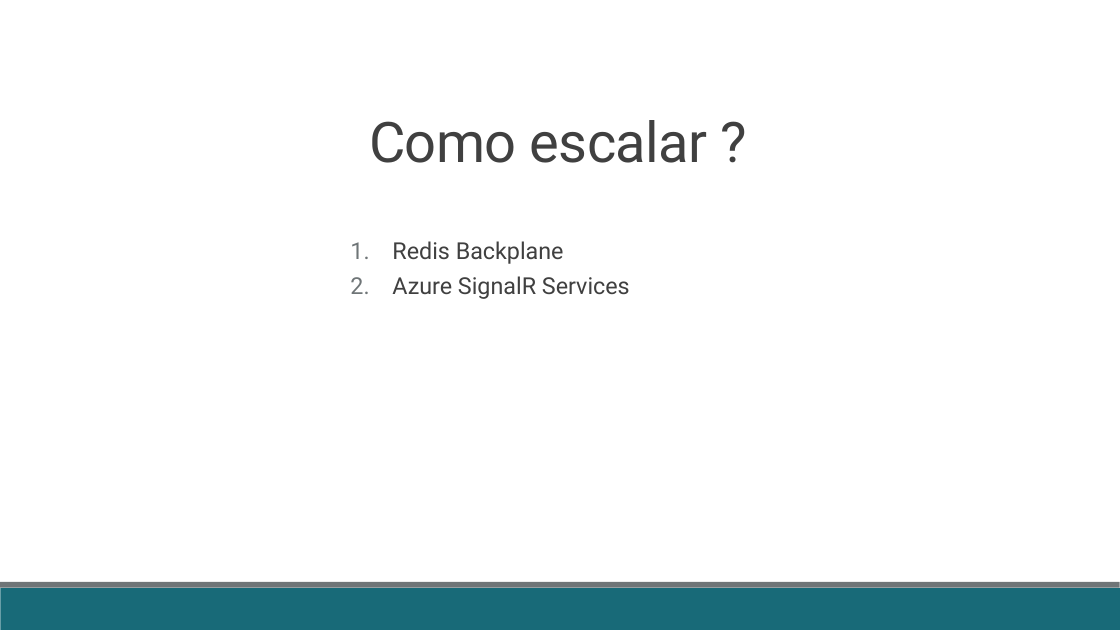
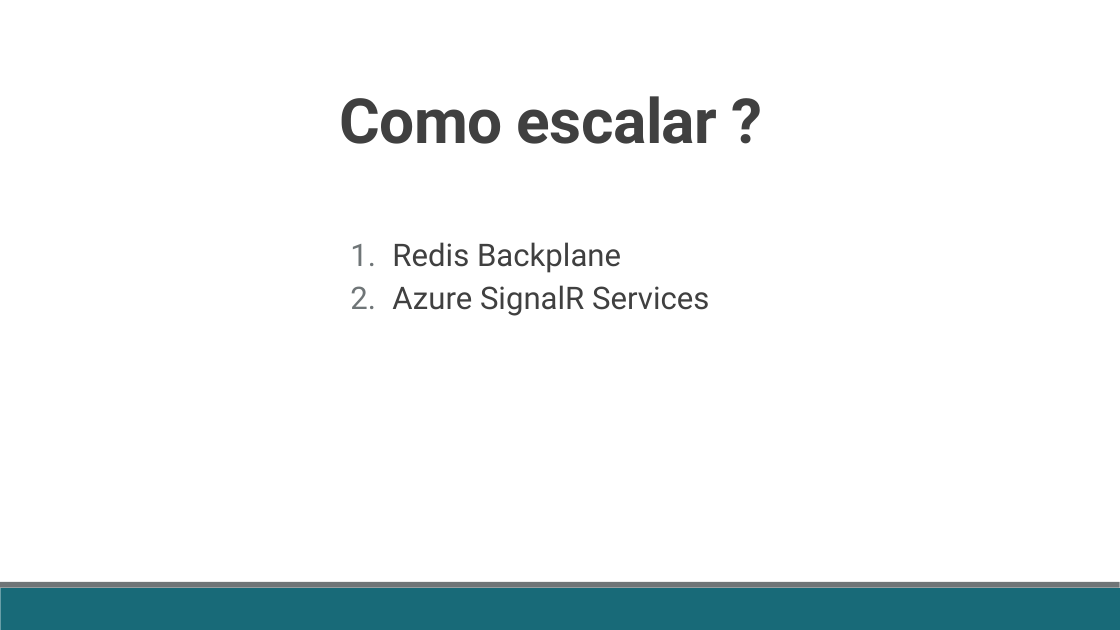
Before and after one commit to fabricioveronez/SignalR_Exemplos, a slide deck: slide 15 of docs/Apresentacao.pptx. Drawn at 1120x630 pixels with LibreOffice and Linux fonts; fonts in the diff are those of the drawing. Boxes give left, top, right and bottom in pixels: in the first picture for what was removed or moved away, otherwise in the second. Text is boxed around its words. In the diff, an @@ line names an element or a change of style, - is before the commit and + after.

```diff
--- a/docs/Apresentacao.pptx
+++ b/docs/Apresentacao.pptx
@@ title "Como escalar ?": place and size @@
-title "Como escalar ?" at <box>369,120,708,163</box>
+title "Como escalar ?" at <box>339,96,718,144</box>
@@ title "Como escalar ?" at <box>339,96,718,144</box>: size 36 to 40 pt, bold on @@
@@ text "Redis Backplane" at <box>392,242,709,316</box>: size 15 to 20 pt @@
```
Also in this commit, not shown: 11 other slides changed.
